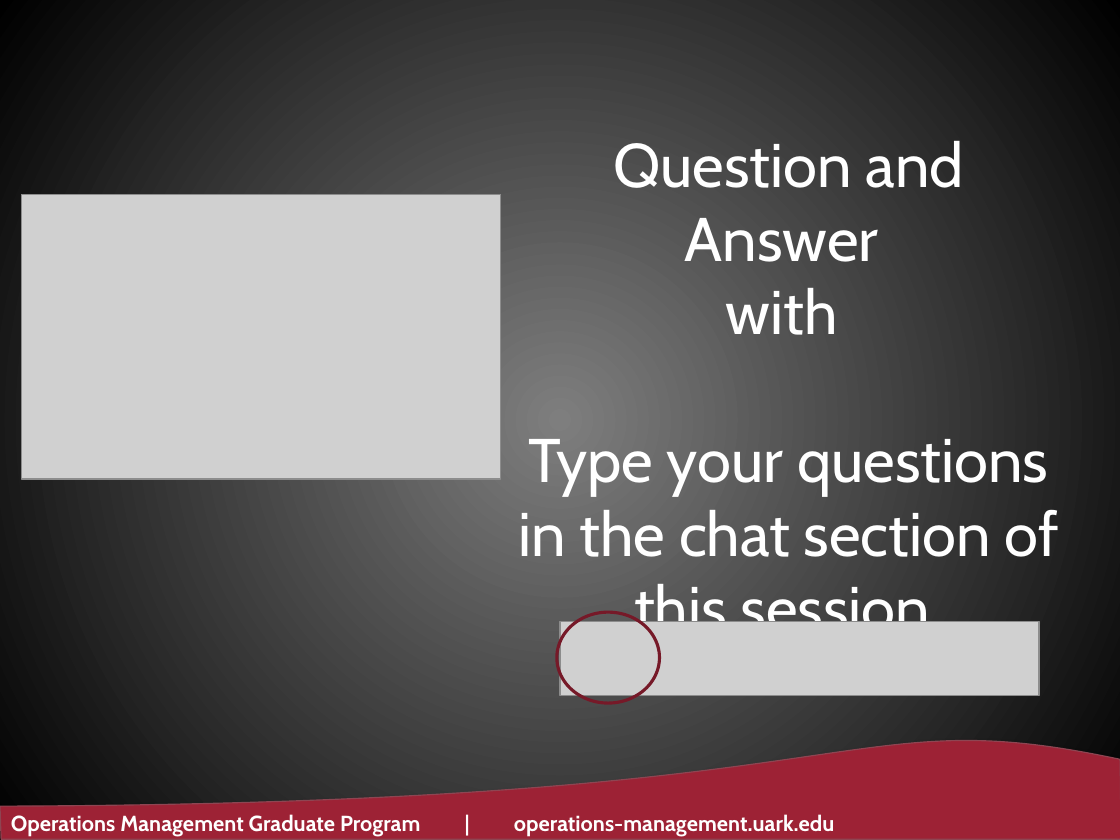
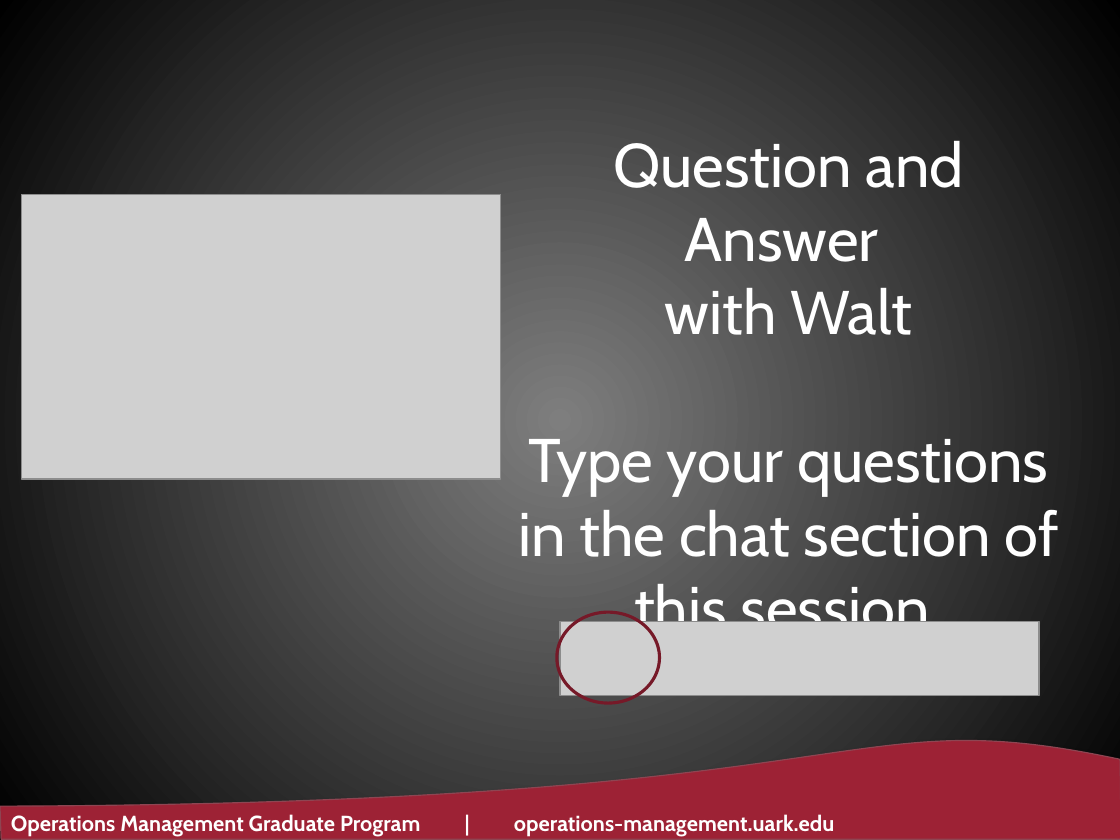
Before and after one commit to ltwalt/espnsports, a slide deck: slide 29 of 201111 2020 - Is Analytics in Professional Sports Making a Difference - U of Ark.pptx (slide 9 before the commit). Drawn at 1120x840 pixels with LibreOffice and Linux fonts; fonts in the diff are those of the drawing; grey boxes stand for pictures; background and template pictures are left out. Boxes give left, top, right and bottom in pixels: in the first picture for what was removed or moved away, otherwise in the second. Text is boxed around its words. In the diff, an @@ line names an element or a change of style, - is before the commit and + after.

```diff
--- a/201111 2020 - Is Analytics in Professional Sports Making a Difference - U of Ark.pptx
+++ b/201111 2020 - Is Analytics in Professional Sports Making a Difference - U of Ark.pptx
@@ title at (518,141,1059,644): text changed @@
-Question and Answer
-with
-Type your questions in the chat section of this session.
+Question and Answer
+with Walt
+Type your questions in the chat section of this session.
```
Also in this commit, not shown: 5 other slides changed, 23 slides added, 2 slides removed, 11 other files.
